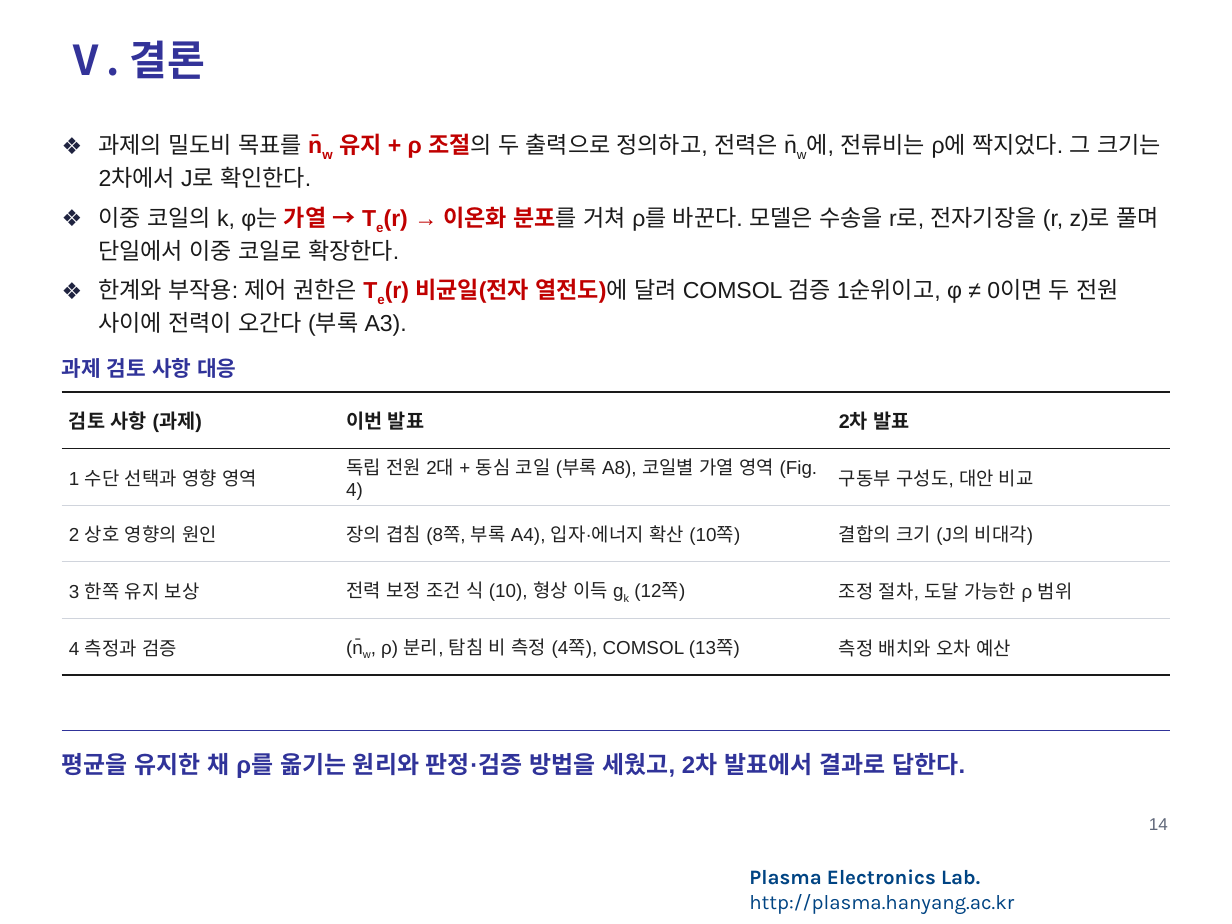
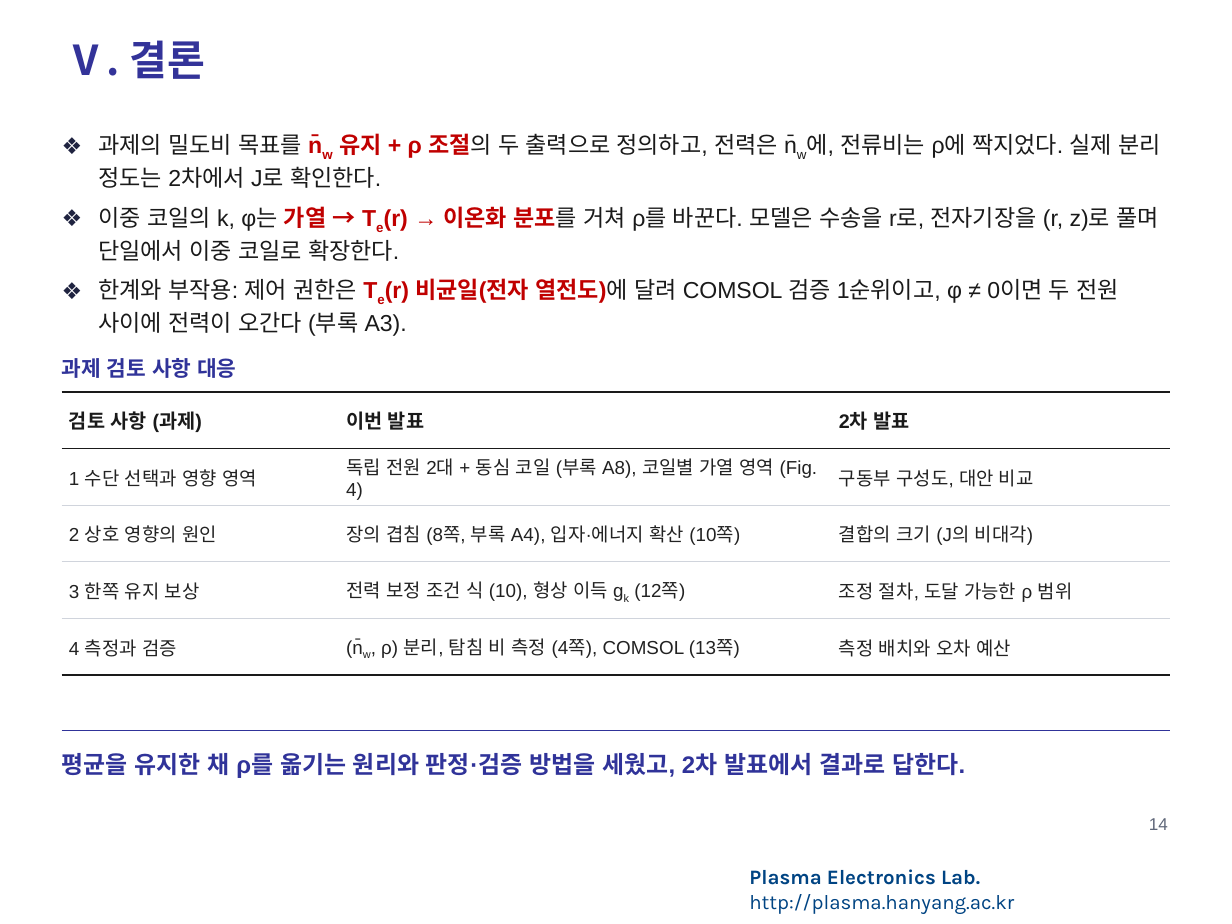
Before and after one commit to garlicjam-pyo/plasma, a slide deck: slide 14 of presentations/1차발표_피드백반영판.pptx. Drawn at 1232x924 pixels with LibreOffice and Linux fonts; fonts in the diff are those of the drawing; background and template pictures are left out. Boxes give left, top, right and bottom in pixels: in the first picture for what was removed or moved away, otherwise in the second. Text is boxed around its words. In the diff, an @@ line names an element or a change of style, - is before the commit and + after.

```diff
--- a/presentations/1차발표_피드백반영판.pptx
+++ b/presentations/1차발표_피드백반영판.pptx
@@ text at [99, 133, 1160, 188]: text changed @@
-❖ 과제의 밀도비 목표를 n̄w 유지 + ρ 조절의 두 출력으로 정의하고, 전력은 n̄w에, 전류비는 ρ에 짝지었다. 그 크기는 2차에서 J로 확인한다.
+❖ 과제의 밀도비 목표를 n̄w 유지 + ρ 조절의 두 출력으로 정의하고, 전력은 n̄w에, 전류비는 ρ에 짝지었다. 실제 분리 정도는 2차에서 J로 확인한다.
```
Also in this commit, not shown: 1 other slide changed, 5 other files.
